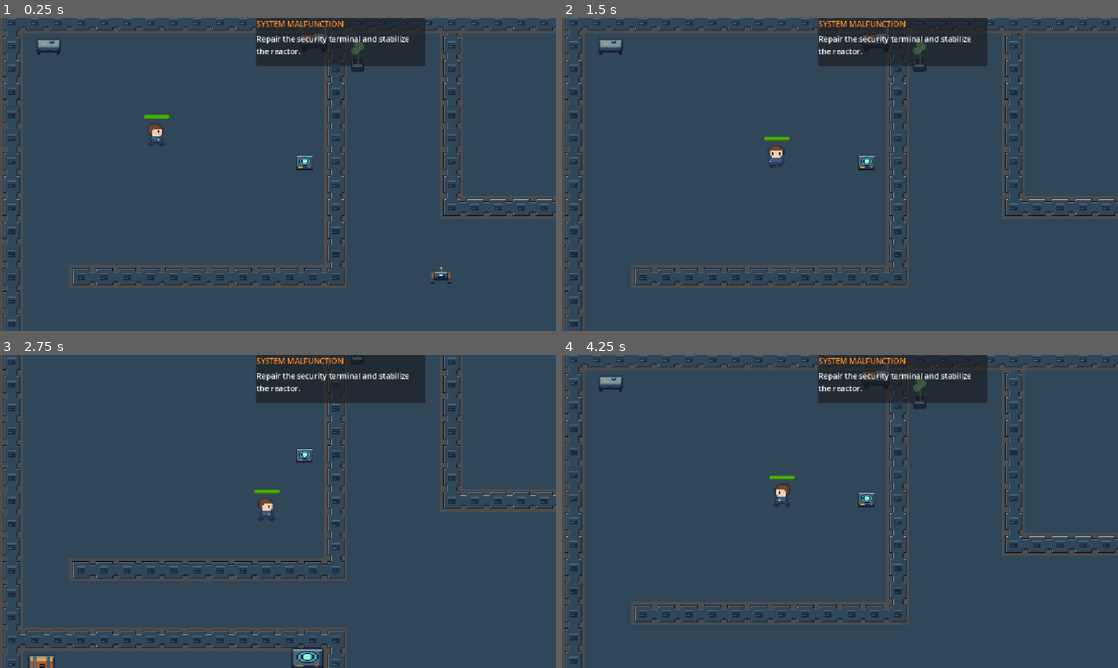
Above: before the commit, frames 1-4 (two rows, left to right).
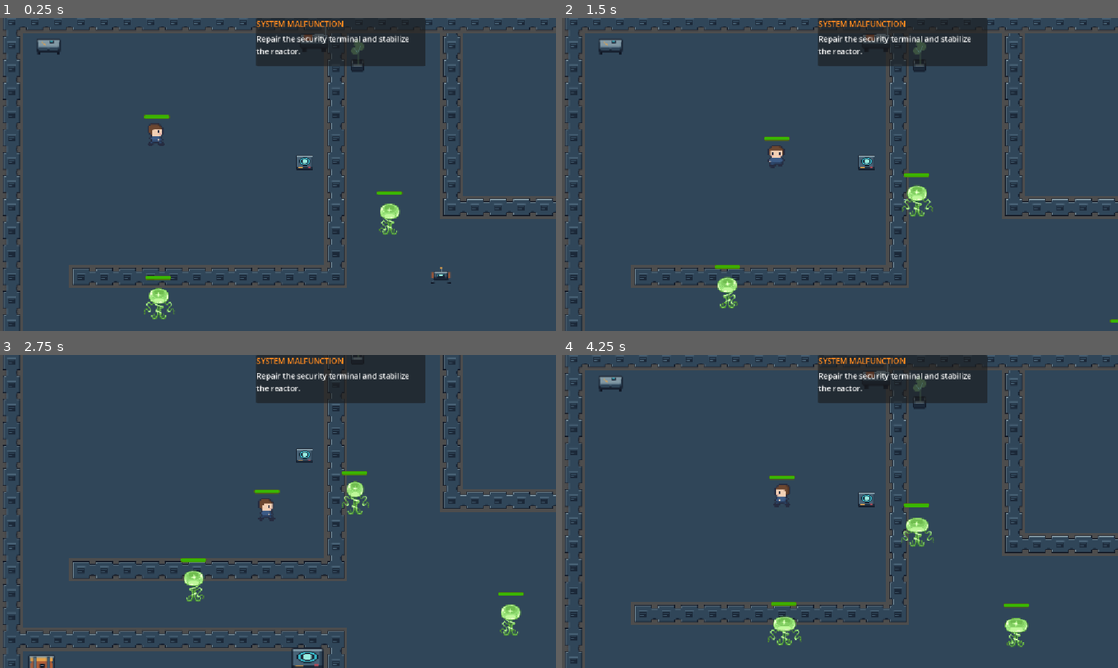
Above: after the commit, the same moments.

Repository: Simi-jpg/codesmelt-jam
Game: Godot game, scene res://scenes/level/storage.tscn
The game is run twice, just before and just after one commit, with the same random seed, the same clock (stepped at 60 frames per second) and the same inputs. This scene is started directly instead of the project's main scene.
Inputs (mouse positions are in pixels of both pictures, inside the frame that each line leads up to):
- Up to frame 1 (0.25 s): no input
- Up to frame 2 (1.5 s): move the mouse to (962, 158) at 0.52 s; hold Right (ui_right) 0.53-1.28 s; click (962, 158) at 0.6 s; move the mouse to (728, 190) at 1.27 s; hold Down (ui_down) from 1.28 s (still down); tap R at 1.35 s
- Up to frame 3 (2.75 s): move the mouse to (333, 442) at 2.02 s; release Down (ui_down) at 2.03 s; hold Right (ui_right) from 2.03 s (still down); click (333, 442) at 2.1 s
- Up to frame 4 (4.25 s): move the mouse to (812, 574) at 2.77 s; release Right (ui_right) at 2.78 s; hold Up (ui_up) 2.78-3.53 s; tap R at 2.85 s; click (812, 574) at 2.92 s; move the mouse to (1006, 558) at 3.52 s; hold Left (ui_left) from 3.53 s (still down); click (1006, 558) at 3.6 s

The runs differ from the first frame. In frame 1, 0.6% of the frame differs, in the area x 25-73%, y 55-97%; in frame 2, 0.6%; in frame 3, 0.9%; in frame 4, 1.0%, in the area x 37-84%, y 47-94%.

Commit message:
added enemies to storage level

Diff:
--- a/project-red-gem/scenes/level/storage.tscn
+++ b/project-red-gem/scenes/level/storage.tscn
@@ -9,6 +9,7 @@
 [ext_resource type="PackedScene" uid="uid://c4f5i507gof4d" path="res://scenes/items/message.tscn" id="5_uofqj"]
 [ext_resource type="Texture2D" uid="uid://c3or4hrhjuv32" path="res://sprites/storage-equipment/reactor_console.png" id="6_7chfe"]
 [ext_resource type="PackedScene" uid="uid://sssf7byg35cy" path="res://scenes/items/StorageQuest.tscn" id="6_uofqj"]
+[ext_resource type="PackedScene" uid="uid://bmfarogbqch1t" path="res://scenes/character/glowy-alien.tscn" id="8_vue4j"]
 [ext_resource type="Texture2D" uid="uid://cmoxr8jg8xv4i" path="res://sprites/storage-equipment/medical_cabinet.png" id="9_25hc3"]
 [ext_resource type="PackedScene" uid="uid://c3bq7020yhn6h" path="res://scenes/character/storage_drone.tscn" id="9_kchth"]
 [ext_resource type="Texture2D" uid="uid://c301om4uaji7u" path="res://sprites/storage-equipment/floor_vent.png" id="10_7chfe"]
@@ -256,17 +257,34 @@
 offline_animation = &"reactor_offline"
 repair_animation = &"reactor_repair"
 
-[node name="PotionSpawner" parent="." unique_id=1311857829 instance=ExtResource("12_7chfe")]
+[node name="AlienSpawner" parent="." unique_id=1311857829 instance=ExtResource("12_7chfe")]
+position = Vector2(686, 349)
+spawn_scene = ExtResource("8_vue4j")
+spawn_interval = 10.0
+max_active = 6
+spawn_on_start = true
+
+[node name="Marker2D" parent="AlienSpawner/SpawnPoints" parent_id_path=PackedInt32Array(1311857829, 2106555087) index="0" unique_id=1825563346]
+position = Vector2(273, 76)
+
+[node name="Marker2D2" parent="AlienSpawner/SpawnPoints" parent_id_path=PackedInt32Array(1311857829, 2106555087) index="1" unique_id=1579598227]
+position = Vector2(286, -158)
+
+[node name="Marker2D3" parent="AlienSpawner/SpawnPoints" parent_id_path=PackedInt32Array(1311857829, 2106555087) index="2" unique_id=817947077]
+position = Vector2(-378, 44)
+
+[node name="PotionSpawner" parent="." unique_id=533450961 instance=ExtResource("12_7chfe")]
 position = Vector2(604, 444)
 spawn_scene = ExtResource("13_hbcu1")
-
-[node name="Marker2D" parent="PotionSpawner/SpawnPoints" parent_id_path=PackedInt32Array(1311857829, 2106555087) index="0" unique_id=1825563346]
+spawn_interval = 15.0
+
+[node name="Marker2D" parent="PotionSpawner/SpawnPoints" parent_id_path=PackedInt32Array(533450961, 2106555087) index="0" unique_id=1825563346]
 position = Vector2(491, 142)
 
-[node name="Marker2D2" parent="PotionSpawner/SpawnPoints" parent_id_path=PackedInt32Array(1311857829, 2106555087) index="1" unique_id=1579598227]
+[node name="Marker2D2" parent="PotionSpawner/SpawnPoints" parent_id_path=PackedInt32Array(533450961, 2106555087) index="1" unique_id=1579598227]
 position = Vector2(-71, -295)
 
-[node name="Marker2D3" parent="PotionSpawner/SpawnPoints" parent_id_path=PackedInt32Array(1311857829, 2106555087) index="2" unique_id=817947077]
+[node name="Marker2D3" parent="PotionSpawner/SpawnPoints" parent_id_path=PackedInt32Array(533450961, 2106555087) index="2" unique_id=817947077]
 position = Vector2(100, -288)
 
 [node name="CargoCrate" type="Sprite2D" parent="." unique_id=85480206]
@@ -318,4 +336,14 @@
 scale = Vector2(2.71875, 1.9062483)
 texture = ExtResource("10_7chfe")
 
+[node name="GlowyAlien" parent="." unique_id=506719437 instance=ExtResource("8_vue4j")]
+position = Vector2(855, 483)
+
+[node name="GlowyAlien2" parent="." unique_id=2054785069 instance=ExtResource("8_vue4j")]
+position = Vector2(553, 269)
+
+[node name="GlowyAlien3" parent="." unique_id=1215878708 instance=ExtResource("8_vue4j")]
+position = Vector2(219, 396)
+
+[editable path="AlienSpawner"]
 [editable path="PotionSpawner"]
